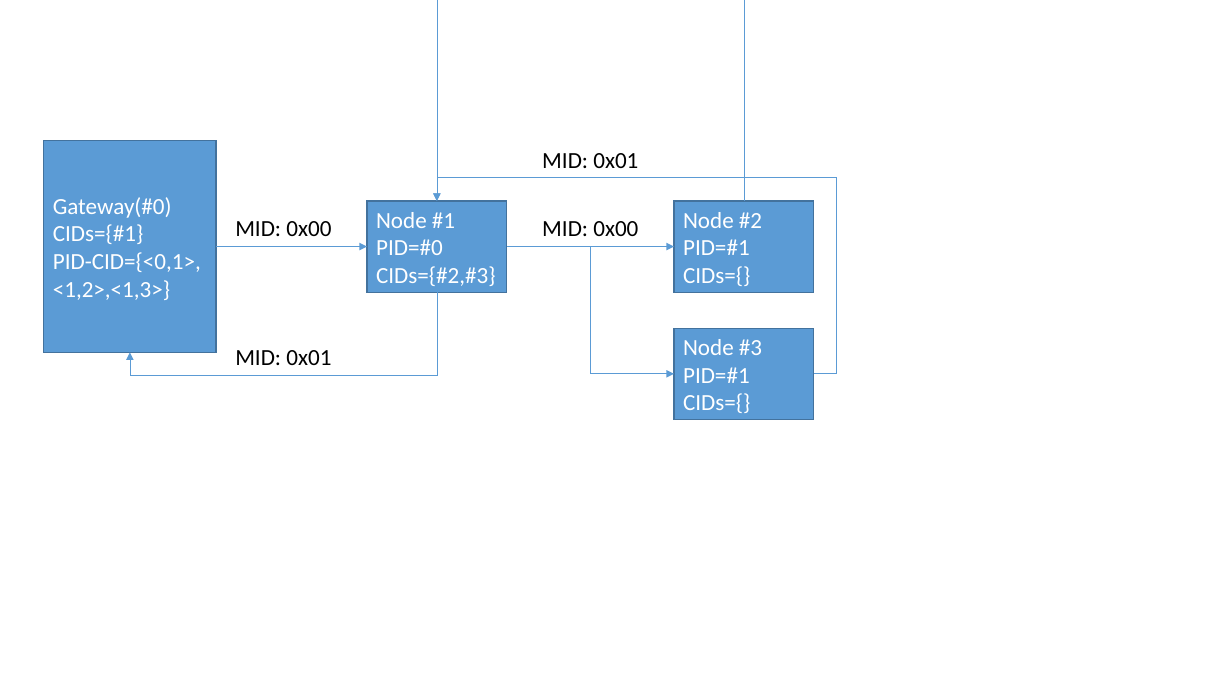
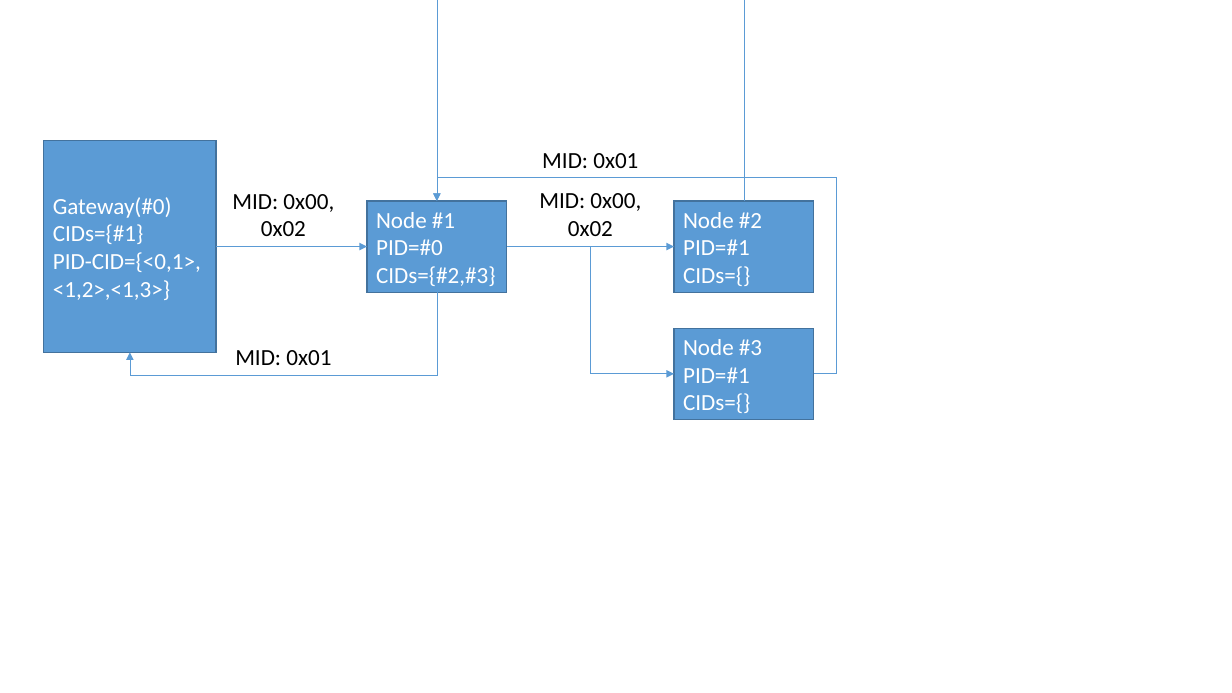
Before and after one commit to MengwenHe-CMU/17S_18748_WirelessSensorNetwork, a slide deck: slide 1 of Labs/Lab3/Presentation1.pptx. Drawn at 1232x693 pixels with LibreOffice and Linux fonts; fonts in the diff are those of the drawing. Boxes give left, top, right and bottom in pixels: in the first picture for what was removed or moved away, otherwise in the second. Text is boxed around its words. In the diff, an @@ line names an element or a change of style, - is before the commit and + after.

```diff
--- a/Labs/Lab3/Presentation1.pptx
+++ b/Labs/Lab3/Presentation1.pptx
@@ text at (232, 194, 334, 236): text changed @@
-MID: 0x00
+MID: 0x00, 0x02
@@ text at (539, 193, 641, 236): text changed @@
-MID: 0x00
+MID: 0x00, 0x02
```
Also in this commit, not shown: 2 other slides changed, 5 other files.
